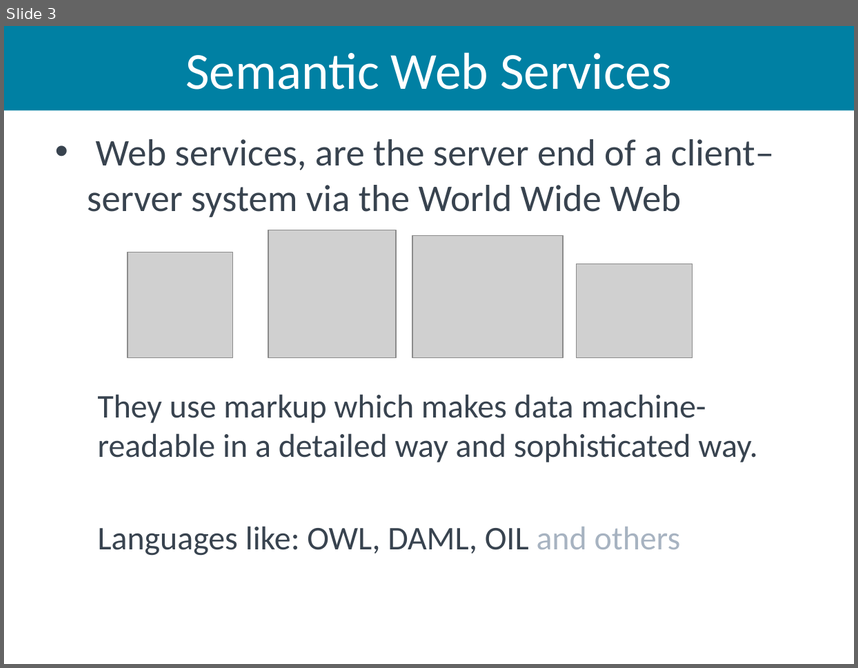
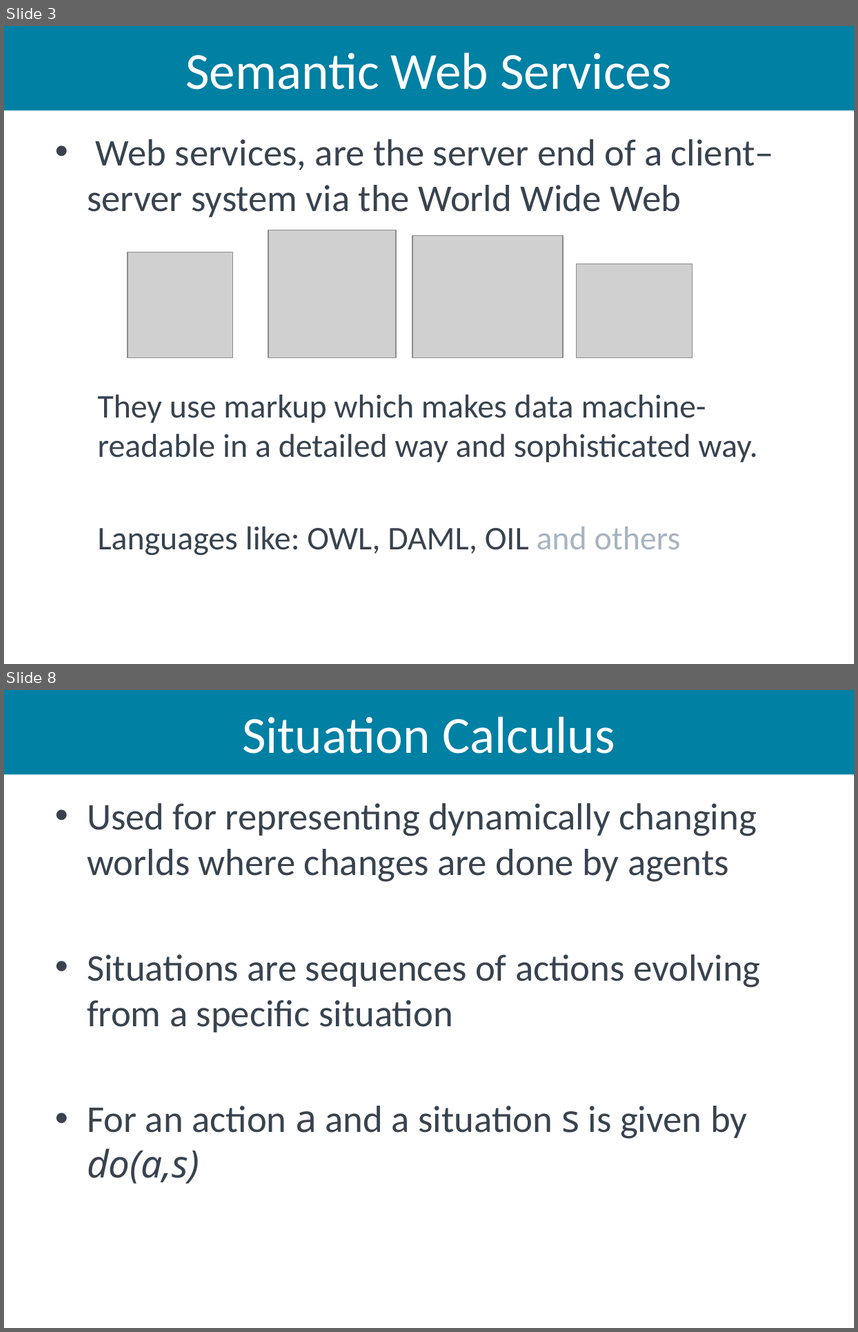
Before and after one commit to aiked/cs565, a slide deck: presentation/michath_slides.pptx. Shown one above the other, each under a label of ours: slide 3 before the commit, slides 3 and 8 after it; the slides between them are not shown. The pictures are 858x668 and 858x1332 pixels, drawn with LibreOffice and Linux fonts; fonts in the diff are those of the drawing; grey boxes stand for pictures. Boxes give left, top, right and bottom in pixels: in the first picture for what was removed or moved away, otherwise in the second. Text is boxed around its words. In the diff, an @@ line names an element or a change of style, - is before the commit and + after.

```diff
--- a/presentation/michath_slides.pptx
+++ b/presentation/michath_slides.pptx
@@ slide 8 added at box(4, 690, 854, 1328), background #FFFFFF @@
@@ title added at box(4, 690, 854, 774), fill #0080A3, 44 pt, text #FFFFFF @@
+Situation Calculus
@@ text added at box(87, 803, 760, 1183), 32 pt, text #38434F @@
+• Used for representing dynamically changing worlds where changes are done by agents
+• Situations are sequences of actions evolving from a specific situation
+• For an action a and a situation s is given by do(a,s)
```
Also in this commit, not shown: 1 slide changed, 5 other slides added.
